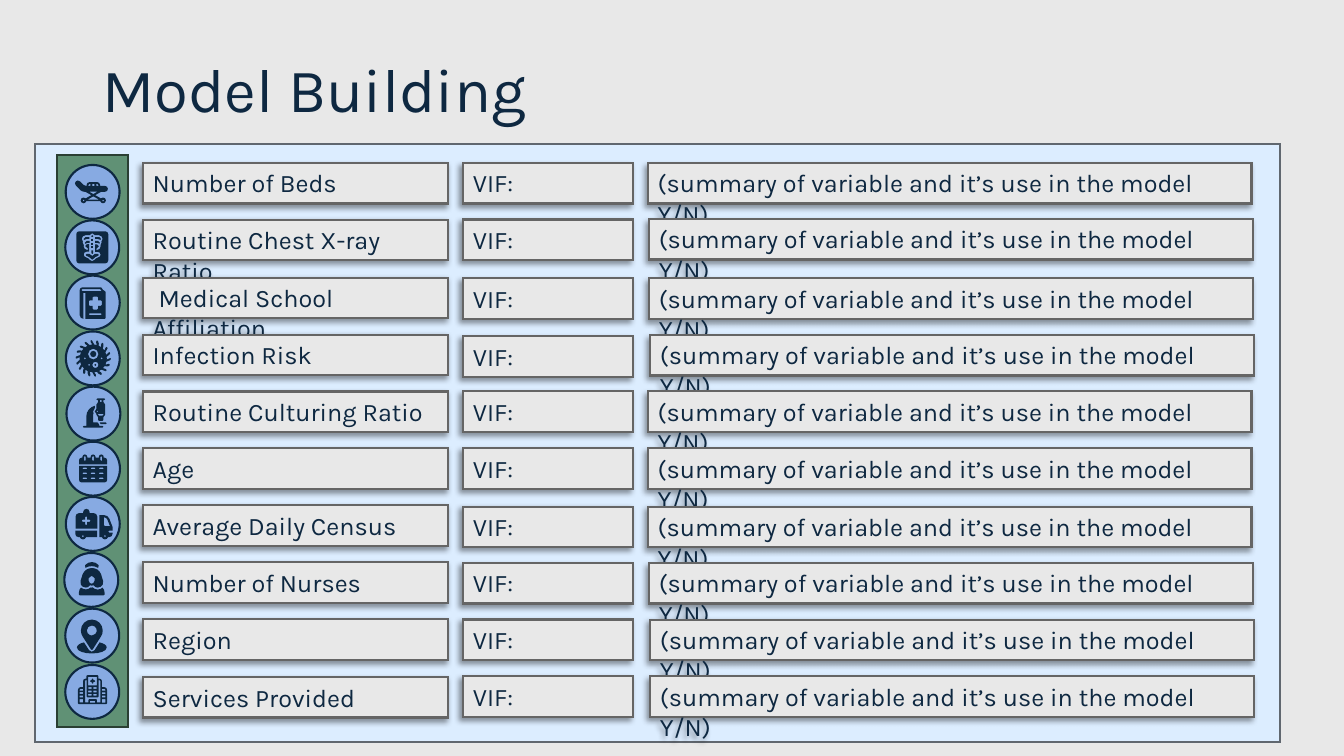
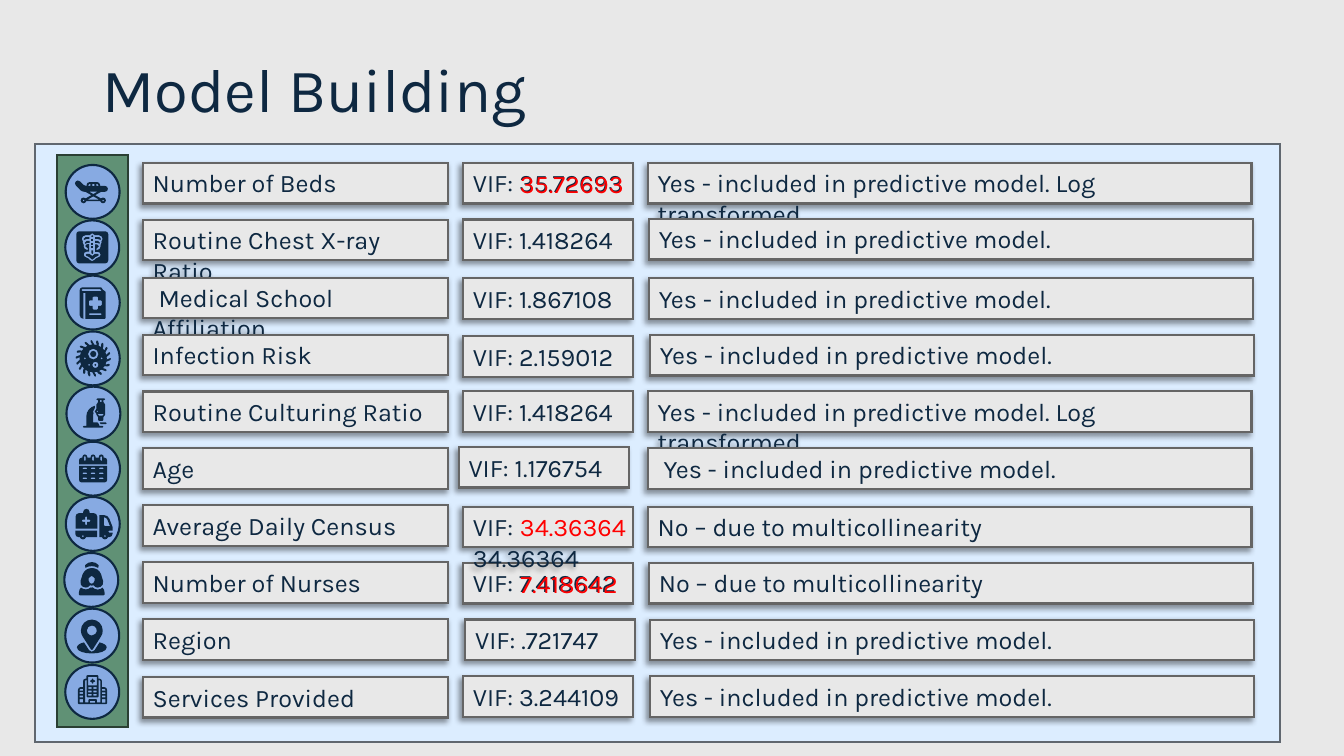
Before and after one commit to Payday4/Hospitalization_stays, a slide deck: slide 17 of medical data WIP.pptx (slide 16 before the commit). Drawn at 1344x756 pixels with LibreOffice and Linux fonts; fonts in the diff are those of the drawing. Boxes give left, top, right and bottom in pixels: in the first picture for what was removed or moved away, otherwise in the second. Text is boxed around its words. In the diff, an @@ line names an element or a change of style, - is before the commit and + after.

```diff
--- a/medical data WIP.pptx
+++ b/medical data WIP.pptx
@@ text added at (519,176,623,194), 18 pt, text #FF0000 @@
+35.72693
@@ text in rectangle at (658,174,1096,229): text changed @@
-(summary of variable and it’s use in the model Y/N)
+Yes - included in predictive model. Log transformed
@@ text in rectangle at (473,233,613,250): text changed @@
-VIF:
+VIF: 1.418264
@@ text in rectangle at (659,230,1051,254): text changed @@
-(summary of variable and it’s use in the model Y/N)
+Yes - included in predictive model.
@@ text in rectangle at (473,292,612,309): text changed @@
-VIF:
+VIF: 1.867108
@@ text in rectangle at (659,290,1051,314): text changed @@
-(summary of variable and it’s use in the model Y/N)
+Yes - included in predictive model.
@@ text in rectangle at (473,350,613,367): text changed @@
-VIF:
+VIF: 2.159012
@@ text in rectangle at (660,346,1052,370): text changed @@
-(summary of variable and it’s use in the model Y/N)
+Yes - included in predictive model.
@@ text in rectangle at (473,405,613,422): text changed @@
-VIF:
+VIF: 1.418264
@@ text in rectangle at (658,403,1096,458): text changed @@
-(summary of variable and it’s use in the model Y/N)
+Yes - included in predictive model. Log transformed
@@ rectangle "VIF: 1.176754": place and size @@
-rectangle "VIF: 1.176754" at (463,448,633,488)
+rectangle "VIF: 1.176754" at (459,447,629,487)
@@ text in rectangle at (469,461,602,478): text changed @@
-VIF:
+VIF: 1.176754
@@ text in rectangle at (664,460,1056,484): text changed @@
-(summary of variable and it’s use in the model Y/N)
+Yes - included in predictive model.
@@ text in rectangle at (473,520,579,573): text changed @@
-VIF:
+VIF: 34.36364
@@ text added at (520,520,626,537), 18 pt, text #FF0000 @@
+34.36364
@@ text in rectangle at (658,518,982,542): text changed @@
-(summary of variable and it’s use in the model Y/N)
+No – due to multicollinearity
@@ text added at (519,576,616,594), 18 pt, text #FF0000 @@
+7.418642
@@ text in rectangle at (659,574,983,598): text changed @@
-(summary of variable and it’s use in the model Y/N)
+No – due to multicollinearity
@@ text in rectangle at (475,633,598,649): text changed @@
-VIF:
+VIF: .721747
@@ text in rectangle at (660,631,1052,655): text changed @@
-(summary of variable and it’s use in the model Y/N)
+Yes - included in predictive model.
@@ text in rectangle at (660,688,1052,712): text changed @@
-(summary of variable and it’s use in the model Y/N)
+Yes - included in predictive model.
@@ text in rectangle at (473,690,619,707): text changed @@
-VIF:
+VIF: 3.244109
```
Also in this commit, not shown: 7 other slides changed, 1 slide added.
